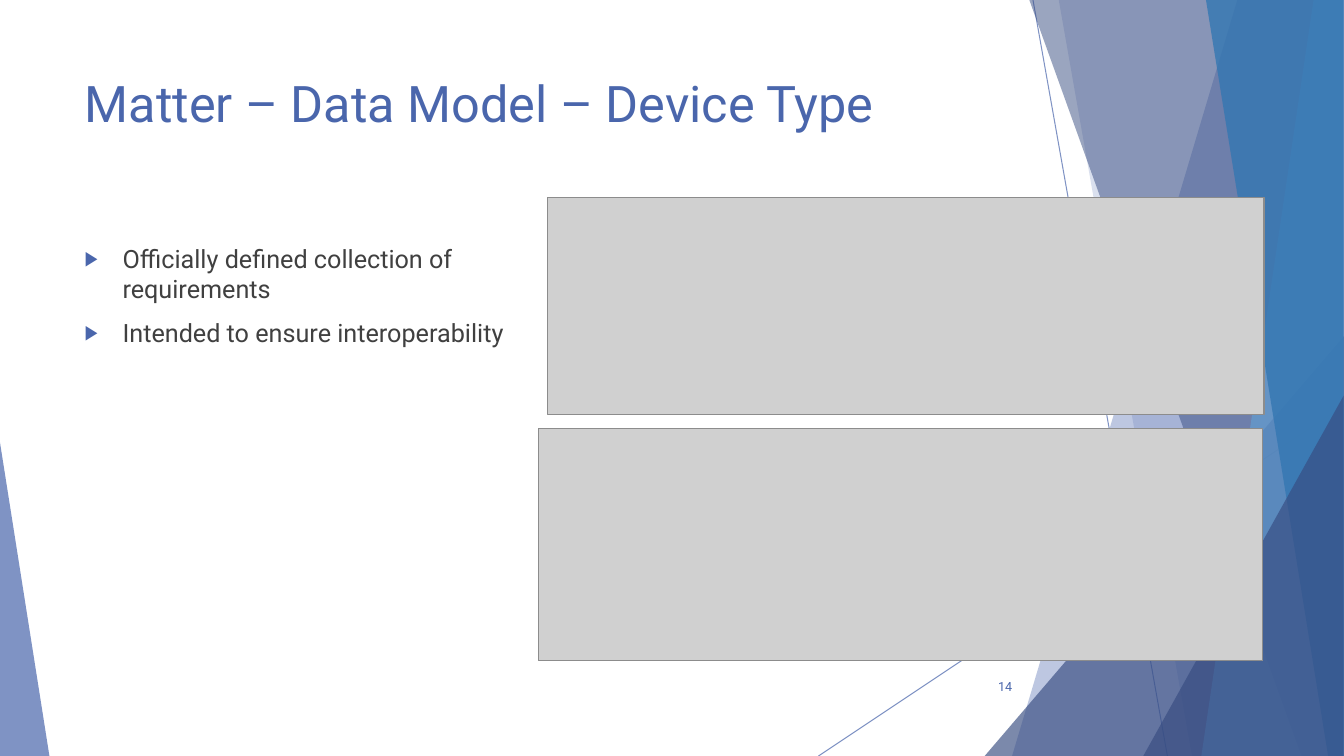
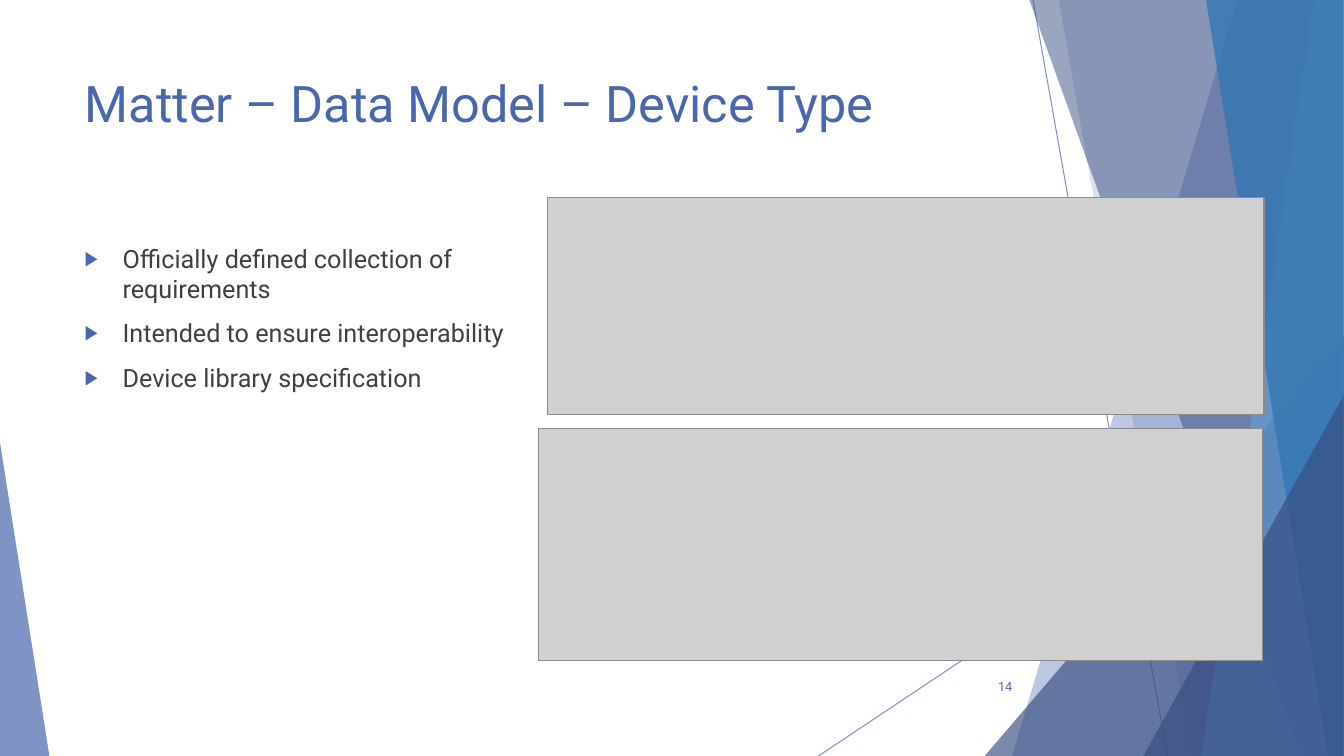
Before and after one commit to GysenBart/ProjectThreadMatter, a slide deck: slide 14 of Presentatie/ProjectThreadMatter.pptx. Drawn at 1344x756 pixels with LibreOffice and Linux fonts; fonts in the diff are those of the drawing; grey boxes stand for pictures. Boxes give left, top, right and bottom in pixels: in the first picture for what was removed or moved away, otherwise in the second. Text is boxed around its words. In the diff, an @@ line names an element or a change of style, - is before the commit and + after.

Commit message:
finished Matter section, added all the sections

```diff
--- a/Presentatie/ProjectThreadMatter.pptx
+++ b/Presentatie/ProjectThreadMatter.pptx
@@ text at bbox=[123, 368, 421, 393]: paragraph added @@
+▶ Device library specification
```
Also in this commit, not shown: 9 other slides changed, 4 slides added, 1 slide removed.
